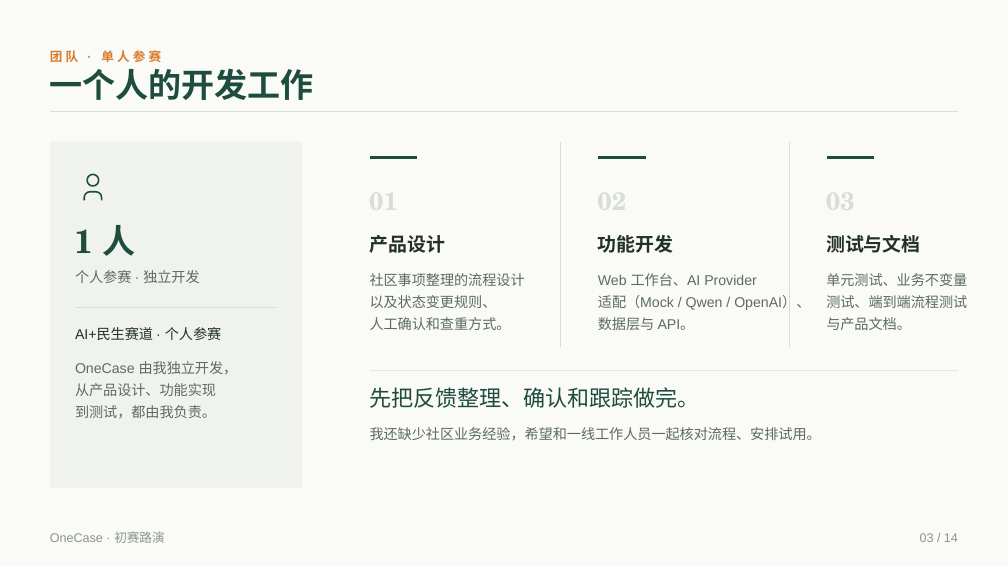
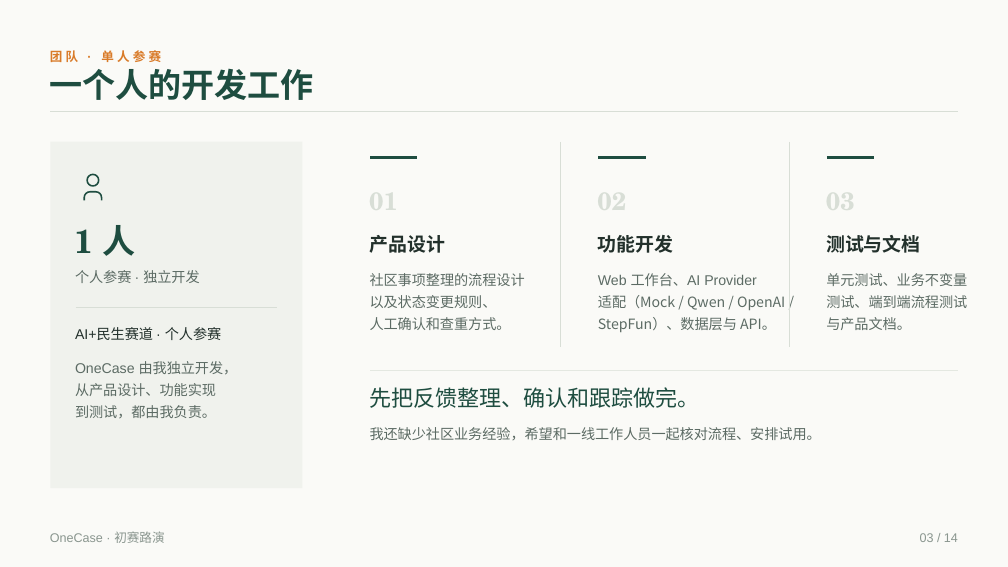
Before and after one commit to qrx-joe/OneCase, a slide deck: slide 3 of docs/competition/preliminary-2026/个人参赛版/AI+民生-个人参赛-OneCase-v2.pptx. Drawn at 1008x567 pixels with LibreOffice and Linux fonts; fonts in the diff are those of the drawing. Boxes give left, top, right and bottom in pixels: in the first picture for what was removed or moved away, otherwise in the second. Text is boxed around its words. In the diff, an @@ line names an element or a change of style, - is before the commit and + after.

```diff
--- a/docs/competition/preliminary-2026/个人参赛版/AI+民生-个人参赛-OneCase-v2.pptx
+++ b/docs/competition/preliminary-2026/个人参赛版/AI+民生-个人参赛-OneCase-v2.pptx
@@ text at <box>598,295,785,310</box>: text changed; font Arial to Noto Sans CJK SC @@
-适配（Mock / Qwen / OpenAI）、
+适配（Mock / Qwen / OpenAI /
@@ text at <box>598,317,776,332</box>: text changed @@
-数据层与 API。
+StepFun）、数据层与 API。
```
Also in this commit, not shown: 3 other slides changed, 4 other files.
